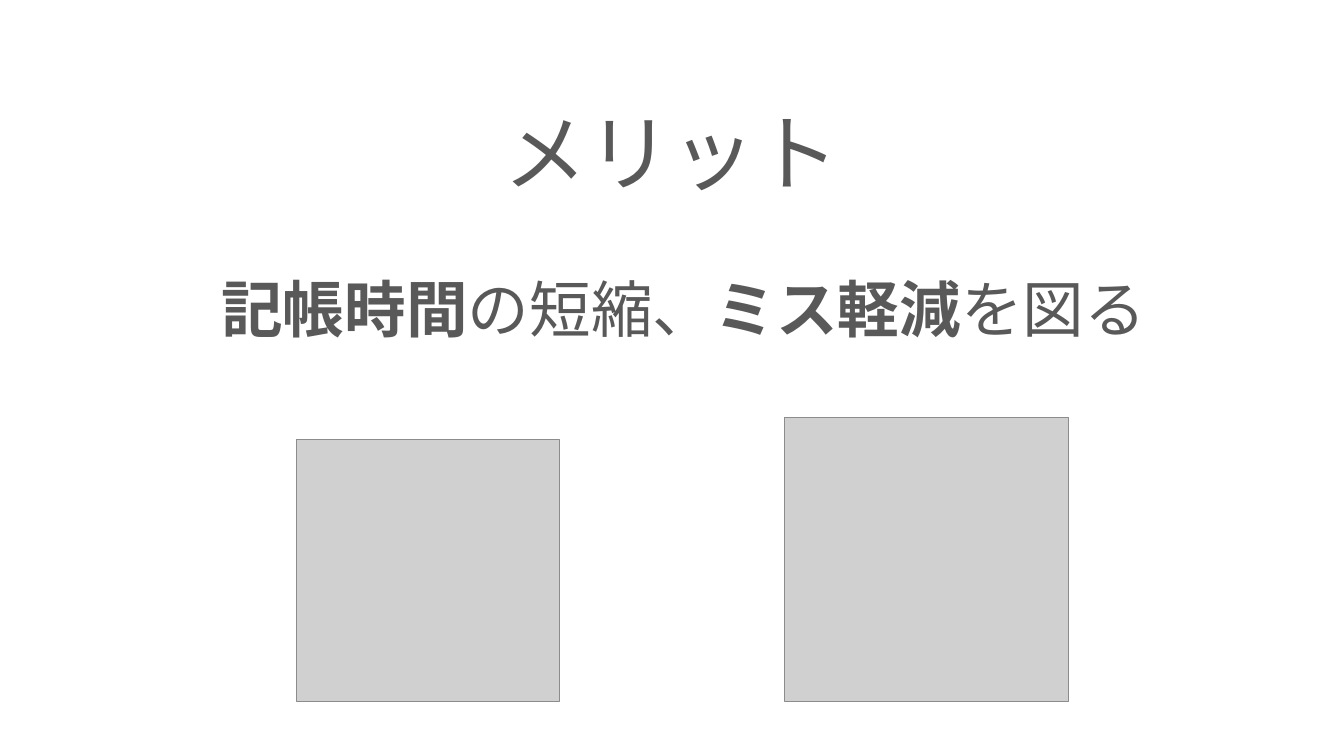
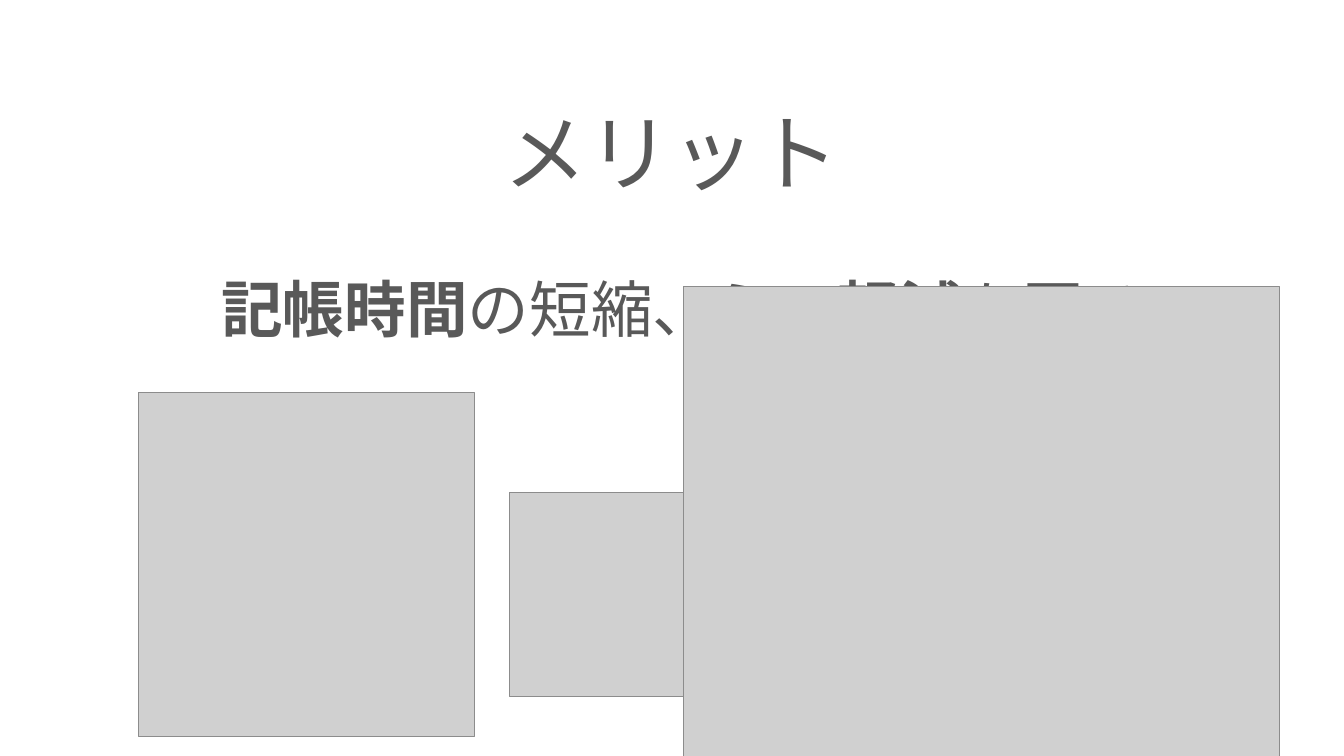
Before and after one commit to ivy239007/PG-, a slide deck: slide 4 of プレゼン資料.pptx. Drawn at 1344x756 pixels with LibreOffice and Linux fonts; fonts in the diff are those of the drawing; grey boxes stand for pictures; background and template pictures are left out. Boxes give left, top, right and bottom in pixels: in the first picture for what was removed or moved away, otherwise in the second. Text is boxed around its words. In the diff, an @@ line names an element or a change of style, - is before the commit and + after.

```diff
--- a/プレゼン資料.pptx
+++ b/プレゼン資料.pptx
@@ picture added at [684, 287, 1279, 756] @@
@@ picture added at [138, 393, 474, 737] @@
@@ picture removed at [785, 418, 1069, 702] @@
@@ picture removed at [296, 440, 559, 702] @@
@@ picture added at [509, 493, 800, 697] @@
```
Also in this commit, not shown: 3 other slides changed.
